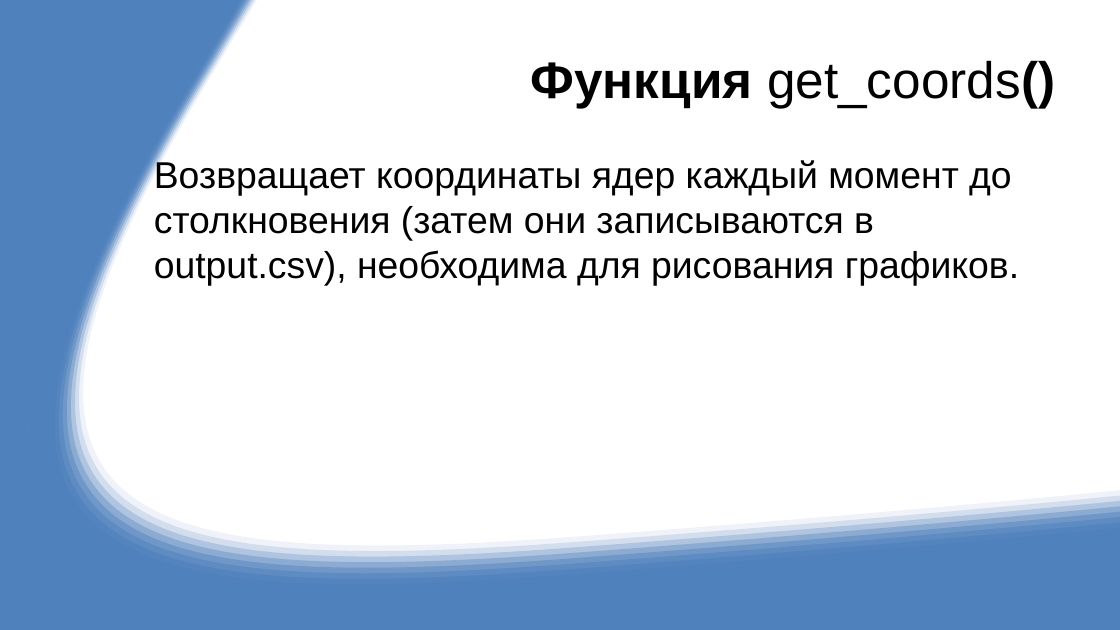
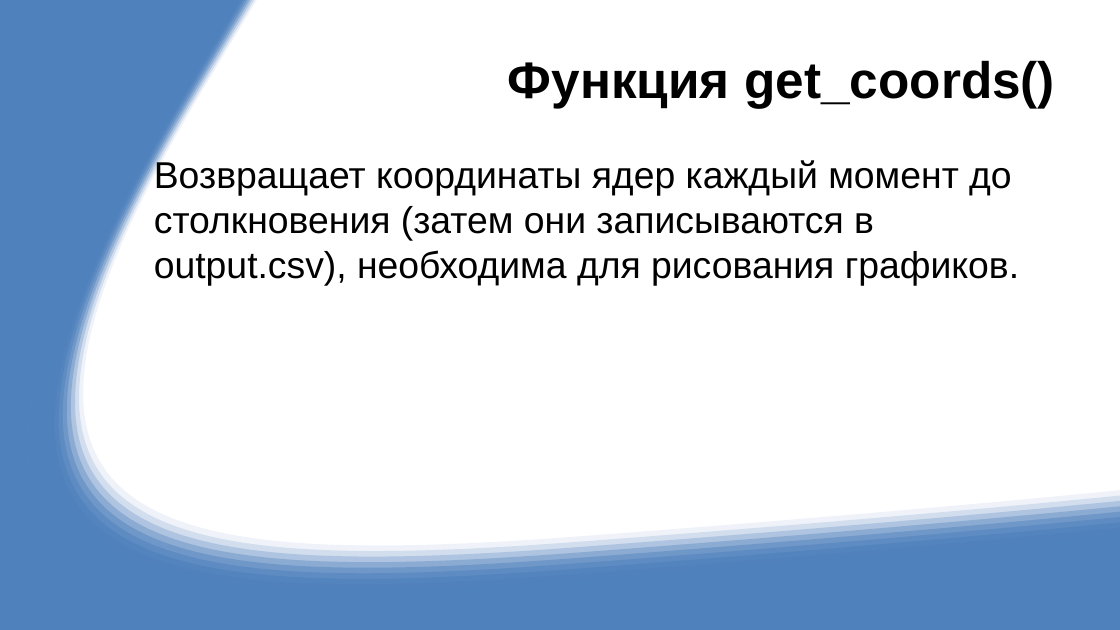
Before and after one commit to g0lubew-iv/g0lubew_i_m, a slide deck: slide 3 of Report.pptx (slide 6 before the commit). Drawn at 1120x630 pixels with LibreOffice and Linux fonts; fonts in the diff are those of the drawing. Boxes give left, top, right and bottom in pixels: in the first picture for what was removed or moved away, otherwise in the second. Text is boxed around its words. In the diff, an @@ line names an element or a change of style, - is before the commit and + after.

```diff
--- a/Report.pptx
+++ b/Report.pptx
@@ title "Функция get_coords()" at (508,60,1055,108): bold on in "get_coords()" @@
```
Also in this commit, not shown: 1 other slide changed, 1 slide added, 3 slides removed, 4 other files.
